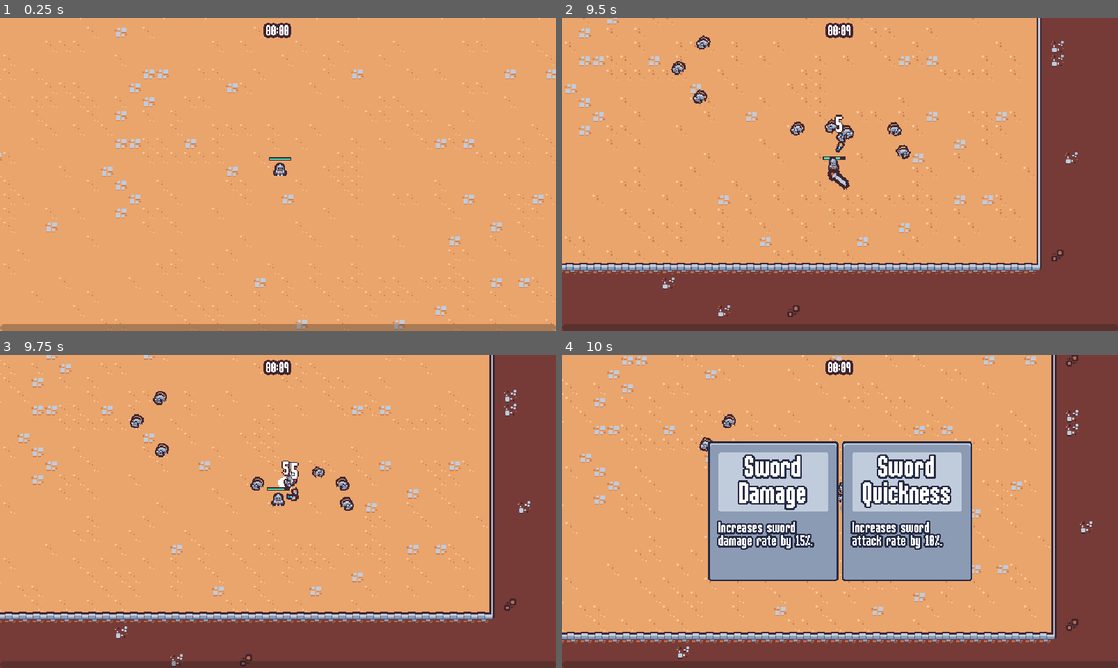
Above: before the commit, frames 1-4 (two rows, left to right).
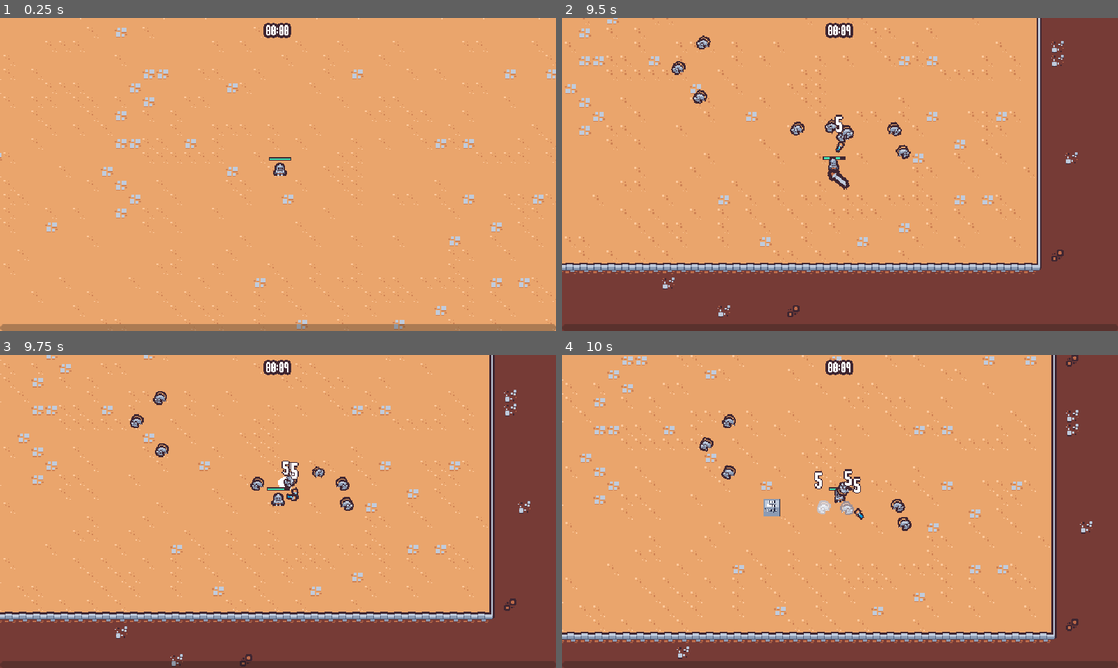
Above: after the commit, the same moments.

Repository: blackal83/godot_survivors_class
Game: Godot game, scene res://scenes/main/main.tscn
Two runs of this game, one before a commit and one after it. Both use one fixed random seed, a clock stepped at 60 frames per second and the inputs below.
Inputs (mouse positions are in pixels of both pictures, inside the frame that each line leads up to):
- Up to frame 1 (0.25 s): no input
- Up to frame 2 (9.5 s): move the mouse to (962, 158) at 0.52 s; press the mouse at (962, 158) at 0.53 s; hold D (move_right) 0.53-1.28 s; move the mouse to (728, 190) at 1.27 s; release the mouse at (728, 190) at 1.28 s; hold S (move_down) 1.28-2.03 s; click (728, 190) at 1.35 s; move the mouse to (895, 105) at 2.02 s; press the mouse at (895, 105) at 2.03 s; hold D (move_right) 2.03-2.78 s; move the mouse to (812, 237) at 2.77 s; release the mouse at (812, 237) at 2.78 s; hold W (move_up) 2.78-3.53 s; click (812, 237) at 2.85 s; move the mouse to (1006, 221) at 3.52 s; press the mouse at (1006, 221) at 3.53 s; hold A (move_left) 3.53-5.03 s; move the mouse to (673, 127) at 4.27 s; release the mouse at (673, 127) at 4.28 s; click (673, 127) at 4.35 s; move the mouse to (867, 174) at 5.02 s; press the mouse at (867, 174) at 5.03 s; hold S (move_down) 5.03-5.78 s; move the mouse to (756, 96) at 5.77 s; release the mouse at (756, 96) at 5.78 s; hold D (move_right) 5.78-6.53 s; click (756, 96) at 5.85 s; move the mouse to (962, 158) at 6.52 s; press the mouse at (962, 158) at 6.53 s; hold W (move_up) 6.53-7.28 s; move the mouse to (728, 190) at 7.27 s; release the mouse at (728, 190) at 7.28 s; hold D (move_right) 7.28-8.03 s; click (728, 190) at 7.35 s; move the mouse to (895, 105) at 8.02 s; press the mouse at (895, 105) at 8.03 s; hold S (move_down) 8.03-8.78 s; move the mouse to (812, 237) at 8.77 s; release the mouse at (812, 237) at 8.78 s; hold A (move_left) from 8.78 s (still down); click (812, 237) at 8.85 s
- Up to frame 3 (9.75 s): move the mouse to (444, 558) at 9.52 s; release A (move_left) at 9.53 s; press the mouse at (444, 558) at 9.53 s; hold W (move_up) from 9.53 s (still down)
- Up to frame 4 (10 s): keep holding W (move_up)

Frames 1-3 are identical in both runs. In frame 4, 21% of the frame differs, in the area x 26-74%, y 27-73%.

Commit message:
animating the ability selection card (lesson 49)

Diff:
--- a/scenes/ui/ability_upgrade_card.gd
+++ b/scenes/ui/ability_upgrade_card.gd
@@ -5,14 +5,45 @@
 @onready var name_label: Label = $%NameLabel
 @onready var desc_label: Label = $%DescriptionLabel
 
+var disabled = false
+
 func _ready():
 	gui_input.connect(on_gui_input)
+	mouse_entered.connect(on_mouse_entered)
 
 func set_ability_upgrade(upgrade: AbilityUpgrade):
 	name_label.text = upgrade.name
 	desc_label.text = upgrade.description
 
+func play_in(delay: float = 0):
+	if disabled:
+		return
+	modulate = Color.TRANSPARENT
+	await get_tree().create_timer(delay).timeout
+	$AnimationPlayer.play("in")
+
+
+func play_discard():
+	$AnimationPlayer.play("discard")
+
+func select_card():
+	disabled = true
+	$AnimationPlayer.play("selected")
+	for other_card in get_tree().get_nodes_in_group("upgrade_card"):
+		if other_card == self:
+			continue
+		other_card.play_discard()
+	#get_tree().get_first_node_in_group("upgrade_card")
+	await $AnimationPlayer.animation_finished
+	upgrade_card_selected.emit()
+
 
 func on_gui_input(event: InputEvent):
+	if disabled:
+		return
 	if event.is_action_pressed("left_click"):
-		upgrade_card_selected.emit()
+		select_card()
+
+
+func on_mouse_entered():
+	$HoverAnimationPlayer.play("hover")
--- a/scenes/ui/ability_upgrade_card.tscn
+++ b/scenes/ui/ability_upgrade_card.tscn
@@ -1,15 +1,211 @@
-[gd_scene load_steps=2 format=3 uid="uid://c0erlk156q2pk"]
+[gd_scene load_steps=10 format=3 uid="uid://c0erlk156q2pk"]
 
 [ext_resource type="Script" path="res://scenes/ui/ability_upgrade_card.gd" id="1_ojndh"]
 
-[node name="AbilityUpgradeCard" type="PanelContainer"]
+[sub_resource type="Animation" id="Animation_80bp3"]
+resource_name = "in"
+length = 0.4
+step = 0.05
+tracks/0/type = "value"
+tracks/0/imported = false
+tracks/0/enabled = true
+tracks/0/path = NodePath(".:scale")
+tracks/0/interp = 2
+tracks/0/loop_wrap = true
+tracks/0/keys = {
+"times": PackedFloat32Array(0, 0.15, 0.4),
+"transitions": PackedFloat32Array(1, 1, 1),
+"update": 0,
+"values": [Vector2(0, 0), Vector2(1.2, 1.2), Vector2(1, 1)]
+}
+tracks/1/type = "value"
+tracks/1/imported = false
+tracks/1/enabled = true
+tracks/1/path = NodePath(".:modulate")
+tracks/1/interp = 1
+tracks/1/loop_wrap = true
+tracks/1/keys = {
+"times": PackedFloat32Array(0),
+"transitions": PackedFloat32Array(1),
+"update": 0,
+"values": [Color(1, 1, 1, 1)]
+}
+
+[sub_resource type="Animation" id="Animation_338r3"]
+length = 0.001
+tracks/0/type = "value"
+tracks/0/imported = false
+tracks/0/enabled = true
+tracks/0/path = NodePath(".:scale")
+tracks/0/interp = 1
+tracks/0/loop_wrap = true
+tracks/0/keys = {
+"times": PackedFloat32Array(0),
+"transitions": PackedFloat32Array(1),
+"update": 0,
+"values": [Vector2(1, 1)]
+}
+tracks/1/type = "value"
+tracks/1/imported = false
+tracks/1/enabled = true
+tracks/1/path = NodePath(".:modulate")
+tracks/1/interp = 1
+tracks/1/loop_wrap = true
+tracks/1/keys = {
+"times": PackedFloat32Array(0),
+"transitions": PackedFloat32Array(1),
+"update": 0,
+"values": [Color(1, 1, 1, 1)]
+}
+tracks/2/type = "value"
+tracks/2/imported = false
+tracks/2/enabled = true
+tracks/2/path = NodePath(".:rotation")
+tracks/2/interp = 1
+tracks/2/loop_wrap = true
+tracks/2/keys = {
+"times": PackedFloat32Array(0),
+"transitions": PackedFloat32Array(1),
+"update": 0,
+"values": [0.0]
+}
+tracks/3/type = "value"
+tracks/3/imported = false
+tracks/3/enabled = true
+tracks/3/path = NodePath(".:position")
+tracks/3/interp = 1
+tracks/3/loop_wrap = true
+tracks/3/keys = {
+"times": PackedFloat32Array(0),
+"transitions": PackedFloat32Array(1),
+"update": 0,
+"values": [Vector2(0, 0)]
+}
+
+[sub_resource type="Animation" id="Animation_jqb3r"]
+resource_name = "selected"
+length = 0.4
+step = 0.05
+tracks/0/type = "value"
+tracks/0/imported = false
+tracks/0/enabled = true
+tracks/0/path = NodePath(".:scale")
+tracks/0/interp = 2
+tracks/0/loop_wrap = true
+tracks/0/keys = {
+"times": PackedFloat32Array(0, 0.2, 0.4),
+"transitions": PackedFloat32Array(1, 2.07053, 1),
+"update": 0,
+"values": [Vector2(1, 1), Vector2(1.2, 1.2), Vector2(0, 0)]
+}
+
+[sub_resource type="Animation" id="Animation_sng6s"]
+resource_name = "discard"
+length = 0.4
+step = 0.05
+tracks/0/type = "value"
+tracks/0/imported = false
+tracks/0/enabled = true
+tracks/0/path = NodePath(".:scale")
+tracks/0/interp = 2
+tracks/0/loop_wrap = true
+tracks/0/keys = {
+"times": PackedFloat32Array(0, 0.4),
+"transitions": PackedFloat32Array(1, 0.31864),
+"update": 0,
+"values": [Vector2(1, 1), Vector2(0, 0)]
+}
+tracks/1/type = "value"
+tracks/1/imported = false
+tracks/1/enabled = true
+tracks/1/path = NodePath(".:rotation")
+tracks/1/interp = 2
+tracks/1/loop_wrap = true
+tracks/1/keys = {
+"times": PackedFloat32Array(0, 0.4),
+"transitions": PackedFloat32Array(1, 2.21914),
+"update": 0,
+"values": [0.0, 12.5664]
+}
+tracks/2/type = "value"
+tracks/2/imported = false
+tracks/2/enabled = true
+tracks/2/path = NodePath(".:position")
+tracks/2/interp = 2
+tracks/2/loop_wrap = true
+tracks/2/keys = {
+"times": PackedFloat32Array(0, 0.05, 0.4),
+"transitions": PackedFloat32Array(1, 1, 1),
+"update": 0,
+"values": [Vector2(0, 0), Vector2(0, 5), Vector2(0, -100)]
+}
+
+[sub_resource type="AnimationLibrary" id="AnimationLibrary_1jo1f"]
+_data = {
+"RESET": SubResource("Animation_338r3"),
+"discard": SubResource("Animation_sng6s"),
+"in": SubResource("Animation_80bp3"),
+"selected": SubResource("Animation_jqb3r")
+}
+
+[sub_resource type="Animation" id="Animation_sixrl"]
+resource_name = "hover"
+length = 0.2
+step = 0.05
+tracks/0/type = "value"
+tracks/0/imported = false
+tracks/0/enabled = true
+tracks/0/path = NodePath(".:rotation")
+tracks/0/interp = 1
+tracks/0/loop_wrap = true
+tracks/0/keys = {
+"times": PackedFloat32Array(0, 0.05, 0.1, 0.2),
+"transitions": PackedFloat32Array(1, 1, 1, 1),
+"update": 0,
+"values": [0.0, -0.0872665, 0.0872665, 0.0]
+}
+
+[sub_resource type="Animation" id="Animation_pmuyg"]
+length = 0.001
+tracks/0/type = "value"
+tracks/0/imported = false
+tracks/0/enabled = true
+tracks/0/path = NodePath(".:rotation")
+tracks/0/interp = 1
+tracks/0/loop_wrap = true
+tracks/0/keys = {
+"times": PackedFloat32Array(0),
+"transitions": PackedFloat32Array(1),
+"update": 0,
+"values": [0.0]
+}
+
+[sub_resource type="AnimationLibrary" id="AnimationLibrary_2b8nc"]
+_data = {
+"RESET": SubResource("Animation_pmuyg"),
+"hover": SubResource("Animation_sixrl")
+}
+
+[node name="AbilityUpgradeCard" type="PanelContainer" groups=["upgrade_card"]]
 custom_minimum_size = Vector2(150, 150)
 offset_right = 150.0
-offset_bottom = 123.0
+offset_bottom = 150.0
+pivot_offset = Vector2(75, 75)
 script = ExtResource("1_ojndh")
 
+[node name="AnimationPlayer" type="AnimationPlayer" parent="."]
+libraries = {
+"": SubResource("AnimationLibrary_1jo1f")
+}
+
+[node name="HoverAnimationPlayer" type="AnimationPlayer" parent="."]
+libraries = {
+"": SubResource("AnimationLibrary_2b8nc")
+}
+
 [node name="MarginContainer" type="MarginContainer" parent="."]
 layout_mode = 2
+mouse_filter = 2
 theme_override_constants/margin_left = 8
 theme_override_constants/margin_top = 0
 theme_override_constants/margin_right = 8
@@ -17,10 +213,12 @@
 
 [node name="VBoxContainer" type="VBoxContainer" parent="MarginContainer"]
 layout_mode = 2
+mouse_filter = 2
 theme_override_constants/separation = 12
 
 [node name="PanelContainer" type="PanelContainer" parent="MarginContainer/VBoxContainer"]
 layout_mode = 2
+mouse_filter = 2
 theme_type_variation = &"AlternatePanelContainer"
 
 [node name="NameLabel" type="Label" parent="MarginContainer/VBoxContainer/PanelContainer"]
--- a/scenes/ui/upgrade_screen.gd
+++ b/scenes/ui/upgrade_screen.gd
@@ -11,11 +11,14 @@
 	get_tree().paused = true
 
 func set_ability_upgrades(upgrades: Array[AbilityUpgrade]):
+	var delay = 0
 	for upgrade in upgrades:
 		var card_inst = upgrade_card_scene.instantiate()
 		card_container.add_child(card_inst)
 		card_inst.set_ability_upgrade(upgrade)
+		card_inst.play_in(delay)
 		card_inst.upgrade_card_selected.connect(on_upgrade_card_selected.bind(upgrade))
+		delay += 0.2
 
 func on_upgrade_card_selected(upgrade: AbilityUpgrade):
 	upgrade_screen_selected.emit(upgrade)
--- a/scenes/ui/upgrade_screen.tscn
+++ b/scenes/ui/upgrade_screen.tscn
@@ -20,3 +20,4 @@
 layout_mode = 2
 size_flags_horizontal = 4
 size_flags_vertical = 4
+theme_override_constants/separation = 8
--- a/scripts/weighted_table.gd
+++ b/scripts/weighted_table.gd
@@ -13,7 +13,7 @@
 	weight_sum = 0
 	for item in items:
 		weight_sum += item["weight"]
-	var test = 1
+
 
 func pick_item(exclude: Array = []):
 	var adjusted_items: Array[Dictionary] = items
